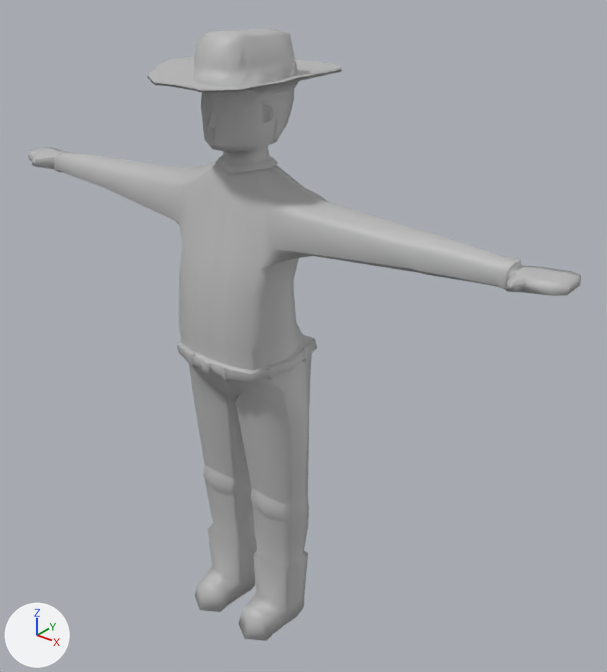
The FBX model Silly Chicken/Assets/Main Folder/Main Models/Farmer_animations.fbx as it was, and as the next commit left it.
Before and after are seen from a 50 mm lens placed at (0.1071, -0.1161, 0.1468), pointed at (0.0069, 0.0091, 0.0692). Lighting does not change. The marker at lower left points along +X, +Y and +Z. Where no turn or scale is listed for an object, it has been applied to the vertices.

Objects in the first picture: 'FARMERFIXEDDD:pCube5'.
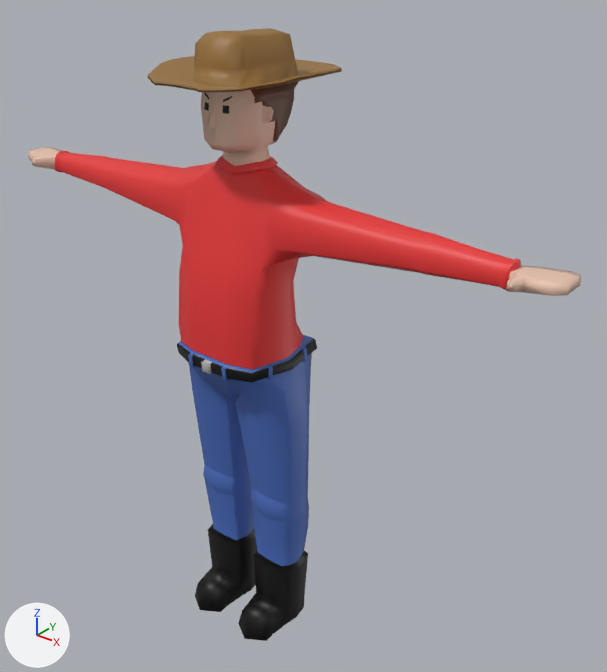
Edits to the scene script, one JSON object a line:
```json
{"op": "add", "block": "mat_lambert6", "code": ["mat_lambert6 = principled_material('lambert6')", "mat_lambert6.base_color = (0.802, 0.541, 0.422)  # beige #e7c2ae"]}
{"op": "add", "block": "mat_lambert7", "code": ["mat_lambert7 = principled_material('lambert7')", "mat_lambert7.base_color = (0.312, 0.161, 0.0367)  # brown #987036"]}
{"op": "add", "block": "mat_lambert5", "code": ["mat_lambert5 = principled_material('lambert5')", "mat_lambert5.base_color = (0.0, 0.0, 0.0)  # black #000000"]}
{"op": "add", "block": "mat_lambert4", "code": ["mat_lambert4 = principled_material('lambert4')", "mat_lambert4.base_color = (0.0675, 0.151, 0.5)  # blue #496cbc"]}
{"op": "add", "block": "mat_lambert3", "code": ["mat_lambert3 = principled_material('lambert3')", "mat_lambert3.base_color = (0.802, 0.0361, 0.0361)  # red #e73535"]}
{"op": "add", "block": "mat_lambert8", "code": ["mat_lambert8 = principled_material('lambert8')", "mat_lambert8.base_color = (0.118, 0.0378, 0.0129)  # brown #60371e"]}
{"block": "me_mesh", "where": "me_mesh.from_pydata(...)  # 2009 vertices, 2030 faces; spans x -0.0661..0.0661, y -0.0169..0.0196, z 0.0004..0.1308"}
{"block": "me_mesh", "where": "# used by ob_farmerfixeddd_pcube5; location = (0.0, 0.0, 0.0)"}
{"block": "me_mesh", "change": "me_mesh part 1: 515 of the faces centred in x -0.0569..0.0569, y -0.0119..0.0061, z 0.0723..0.1078 switch from mat_lambert1 (grey #bcbcbc) to mat_lambert3 (red #e73535)"}
{"block": "me_mesh", "change": "me_mesh part 2: all 254 faces centred in x -0.0155..0.0155, y -0.0168..0.0196, z 0.1216..0.1307 switch from mat_lambert1 (grey #bcbcbc) to mat_lambert7 (brown #987036)"}
{"block": "me_mesh", "change": "me_mesh part 3: 560 of the faces centred in x -0.0136..0.0136, y -0.0129..0.009, z 0.0208..0.0702 switch from mat_lambert1 (grey #bcbcbc) to mat_lambert4 (blue #496cbc)"}
{"block": "me_mesh", "change": "me_mesh part 4: 155 of the faces centred in x -0.007..0.007, y -0.0086..0.0037, z 0.1085..0.1208 switch from mat_lambert1 (grey #bcbcbc) to mat_lambert6 (beige #e7c2ae)"}
{"block": "me_mesh", "change": "me_mesh part 5: 63 of the faces centred in x -0.066..-0.0569, y -0.0065..0.0028, z 0.0967..0.0998 switch from mat_lambert1 (grey #bcbcbc) to mat_lambert6 (beige #e7c2ae)"}
{"block": "me_mesh", "change": "me_mesh part 6: 63 of the faces centred in x 0.0569..0.066, y -0.0065..0.0028, z 0.0967..0.0998 switch from mat_lambert1 (grey #bcbcbc) to mat_lambert6 (beige #e7c2ae)"}
{"block": "me_mesh", "change": "me_mesh part 7: 144 of the faces centred in x -0.0126..0.0126, y -0.0109..0.0044, z 0.0005..0.0172 switch from mat_lambert1 (grey #bcbcbc) to mat_lambert5 (black #000000)"}
{"block": "me_mesh", "change": "me_mesh part 8: 54 of the faces centred in x -0.0125..0.0125, y -0.0127..0.0088, z 0.0676..0.0698 switch from mat_lambert1 (grey #bcbcbc) to mat_lambert5 (black #000000)"}
{"block": "me_mesh", "change": "me_mesh part 9: 20 of the faces centred in x -0.0033..0.0033, y -0.0072..-0.0065, z 0.1176..0.1203 switch from mat_lambert1 (grey #bcbcbc) to mat_lambert5 (black #000000)"}
{"block": "me_mesh", "change": "me_mesh part 10: 187 of the faces centred in x -0.0069..0.0069, y -0.0038..0.01, z 0.1101..0.1209 switch from mat_lambert1 (grey #bcbcbc) to mat_lambert8 (brown #60371e)"}
```

Boxes (x1, y1, x2, y2) around the edits, measured in the pictures (607 x 672 px):
```json
{"part": 1, "of": "me_mesh", "change": "recoloured", "before": [54, 151, 521, 369], "after": [54, 151, 521, 369], "on screen": "grey to red"}
{"part": 2, "of": "me_mesh", "change": "recoloured", "before": [148, 28, 342, 92], "after": [148, 28, 342, 92], "on screen": "grey to brown"}
{"part": 3, "of": "me_mesh", "change": "recoloured", "before": [179, 334, 313, 566], "after": [179, 334, 313, 566], "on screen": "grey to blue"}
{"part": 4, "of": "me_mesh", "change": "recoloured", "before": [201, 90, 277, 166], "after": [201, 90, 277, 166], "on screen": "grey to brown"}
{"part": 5, "of": "me_mesh", "change": "recoloured", "before": [28, 147, 61, 169], "after": [28, 147, 61, 169], "on screen": "grey to beige"}
{"part": 6, "of": "me_mesh", "change": "recoloured", "before": [506, 265, 581, 296], "after": [506, 265, 581, 296], "on screen": "grey to beige"}
{"part": 7, "of": "me_mesh", "change": "recoloured", "before": [195, 524, 308, 641], "after": [195, 524, 308, 641], "on screen": "grey to black"}
{"part": 8, "of": "me_mesh", "change": "recoloured", "before": [177, 338, 317, 383], "after": [177, 338, 317, 383], "on screen": "grey to black"}
{"part": 9, "of": "me_mesh", "change": "recoloured", "before": [204, 93, 232, 114], "after": [204, 93, 232, 114]}
{"part": 10, "of": "me_mesh", "change": "recoloured", "before": [251, 81, 299, 144], "after": [251, 81, 299, 144], "on screen": "grey to brown"}
```
